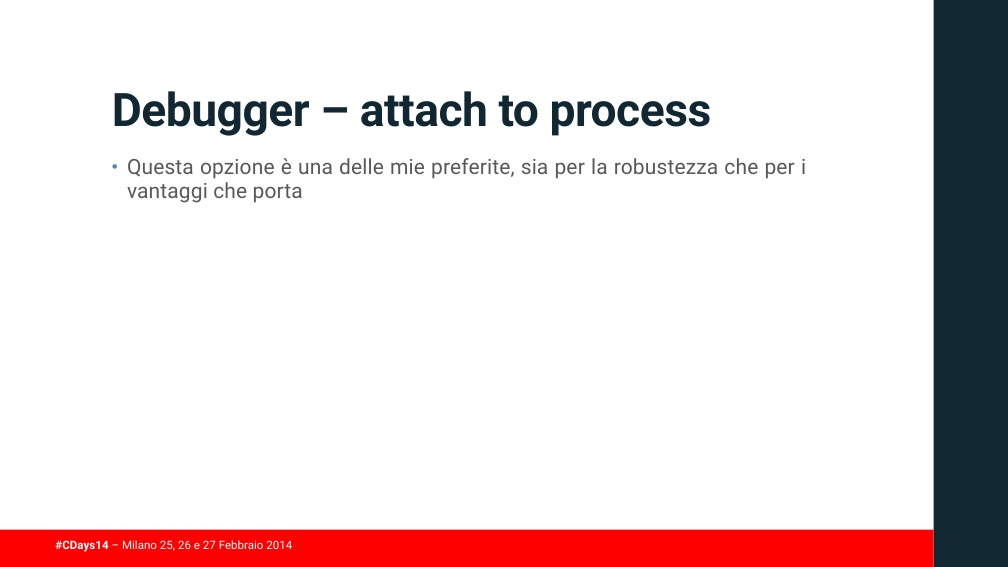
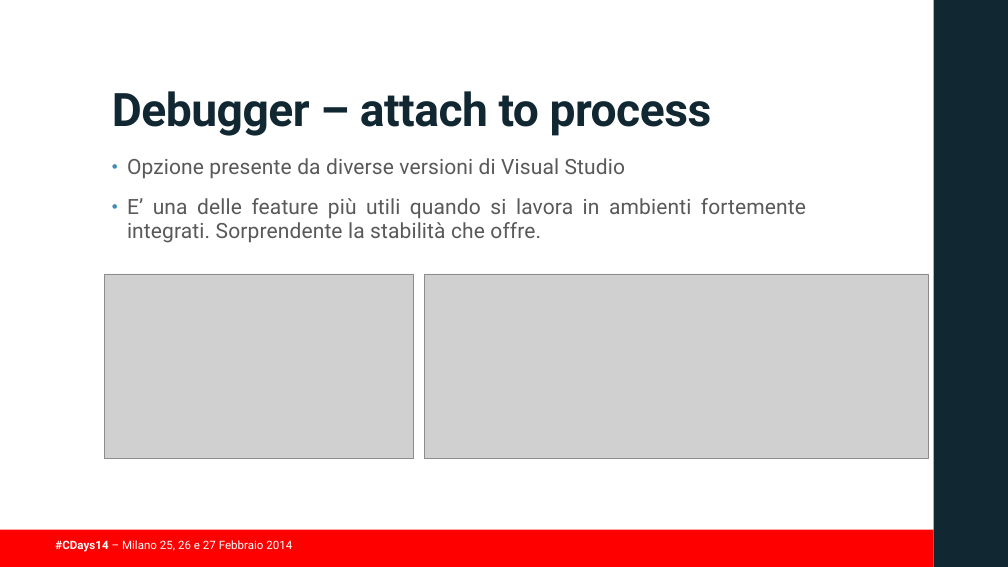
Before and after one commit to guidop/CDays14, a slide deck: slide 41 of presentazioneCDAYS2014.pptx. Drawn at 1008x567 pixels with LibreOffice and Linux fonts; fonts in the diff are those of the drawing; grey boxes stand for pictures; background and template pictures are left out. Boxes give left, top, right and bottom in pixels: in the first picture for what was removed or moved away, otherwise in the second. Text is boxed around its words. In the diff, an @@ line names an element or a change of style, - is before the commit and + after.

Commit message:
slide su debugger

```diff
--- a/presentazioneCDAYS2014.pptx
+++ b/presentazioneCDAYS2014.pptx
@@ text at box(127, 158, 806, 243): text changed @@
-• Questa opzione è una delle mie preferite, sia per la robustezza che per i vantaggi che porta
+• Opzione presente da diverse versioni di Visual Studio
+• E’ una delle feature più utili quando si lavora in ambienti fortemente integrati. Sorprendente la stabilità che offre.
@@ picture added at box(104, 274, 414, 458) @@
@@ picture added at box(425, 274, 929, 458) @@
```
Also in this commit, not shown: 2 other slides changed, 3 slides added, 1 other file.
